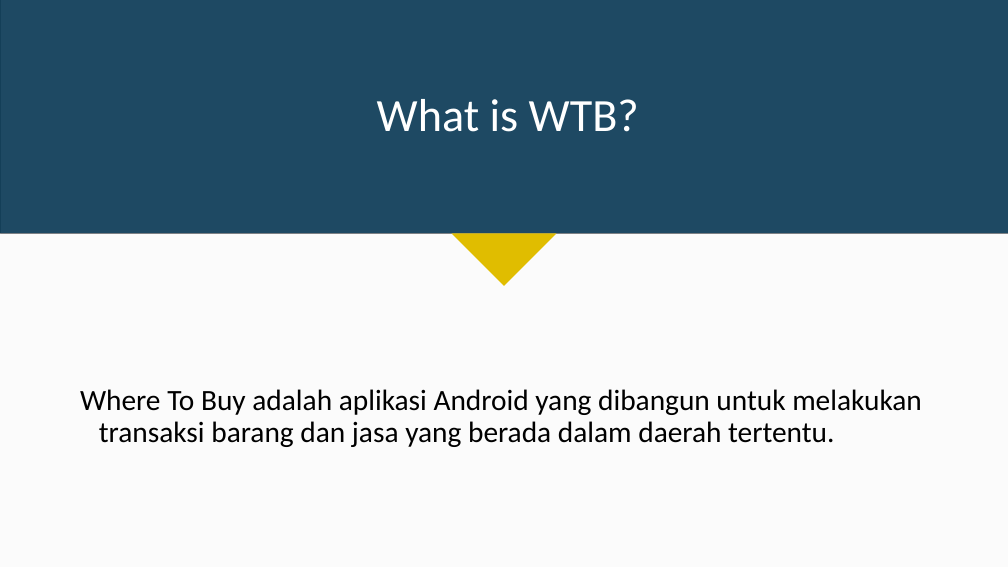
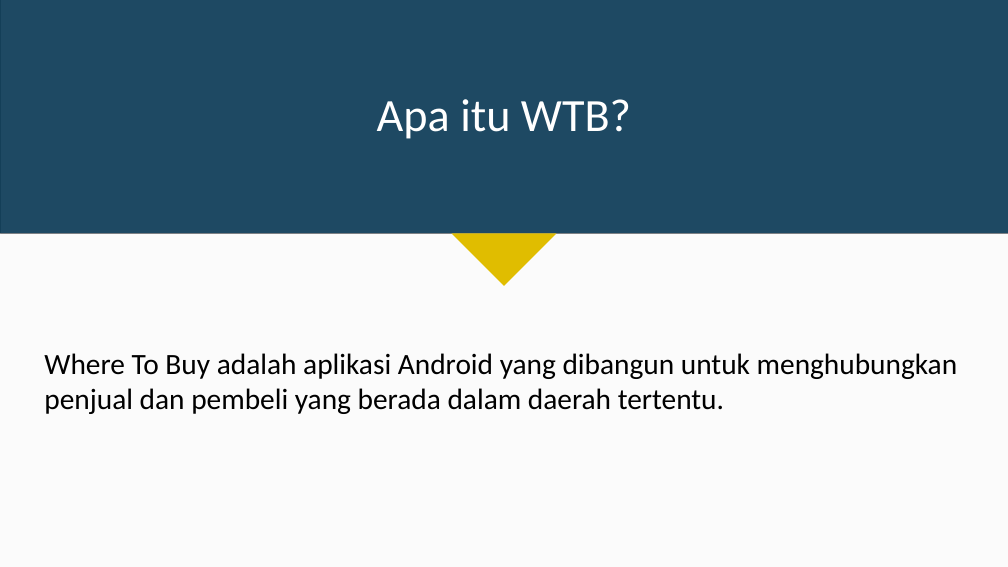
Before and after one commit to pierrekatuhe/WTB, a slide deck: slide 2 of New folder/Presentation.pptx. Drawn at 1008x567 pixels with LibreOffice and Linux fonts; fonts in the diff are those of the drawing; grey boxes stand for pictures. Boxes give left, top, right and bottom in pixels: in the first picture for what was removed or moved away, otherwise in the second. Text is boxed around its words. In the diff, an @@ line names an element or a change of style, - is before the commit and + after.

```diff
--- a/New folder/Presentation.pptx
+++ b/New folder/Presentation.pptx
@@ title at box(377, 99, 631, 139): text changed @@
-What is WTB?
+Apa itu WTB?
@@ text at box(44, 353, 958, 414): text changed @@
-Where To Buy adalah aplikasi Android yang dibangun untuk melakukan transaksi barang dan jasa yang berada dalam daerah tertentu.
+Where To Buy adalah aplikasi Android yang dibangun untuk menghubungkan penjual dan pembeli yang berada dalam daerah tertentu.
```
Also in this commit, not shown: 10 other slides changed, 5 slides added, 1 slide removed, 4 other files.
